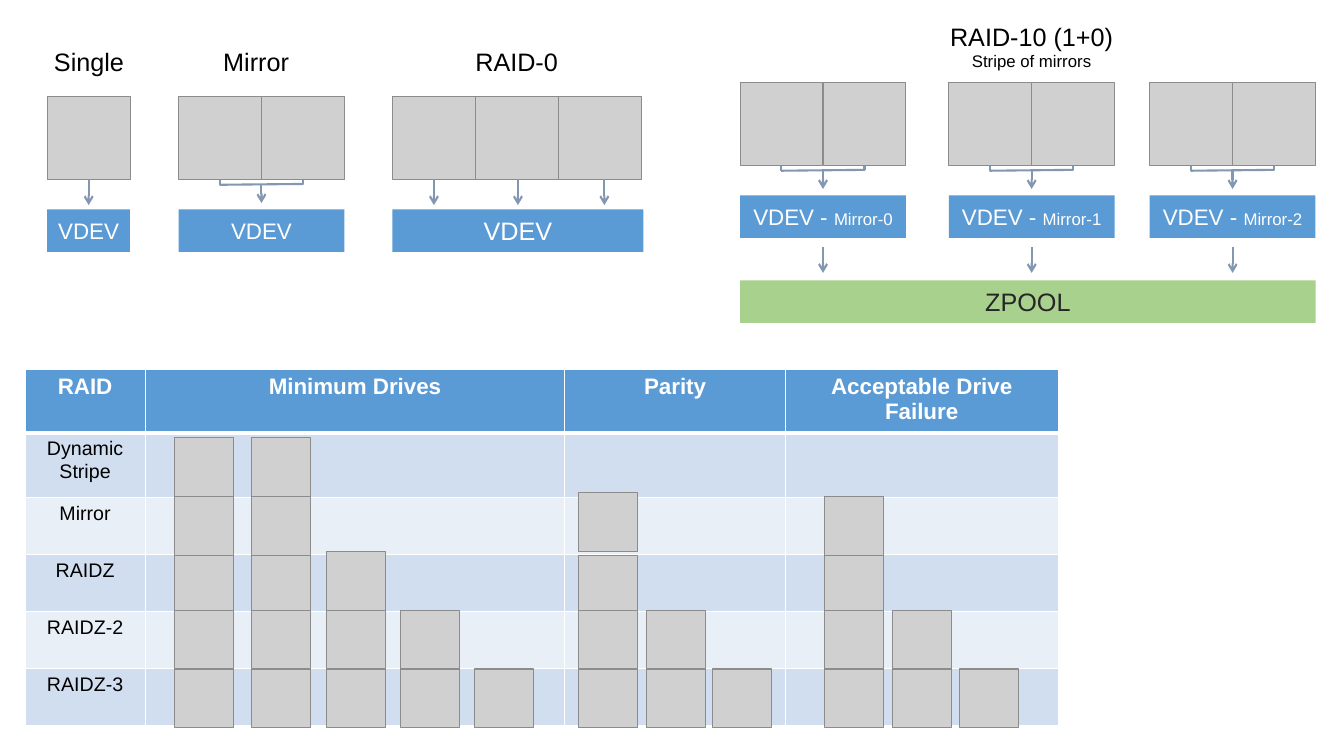
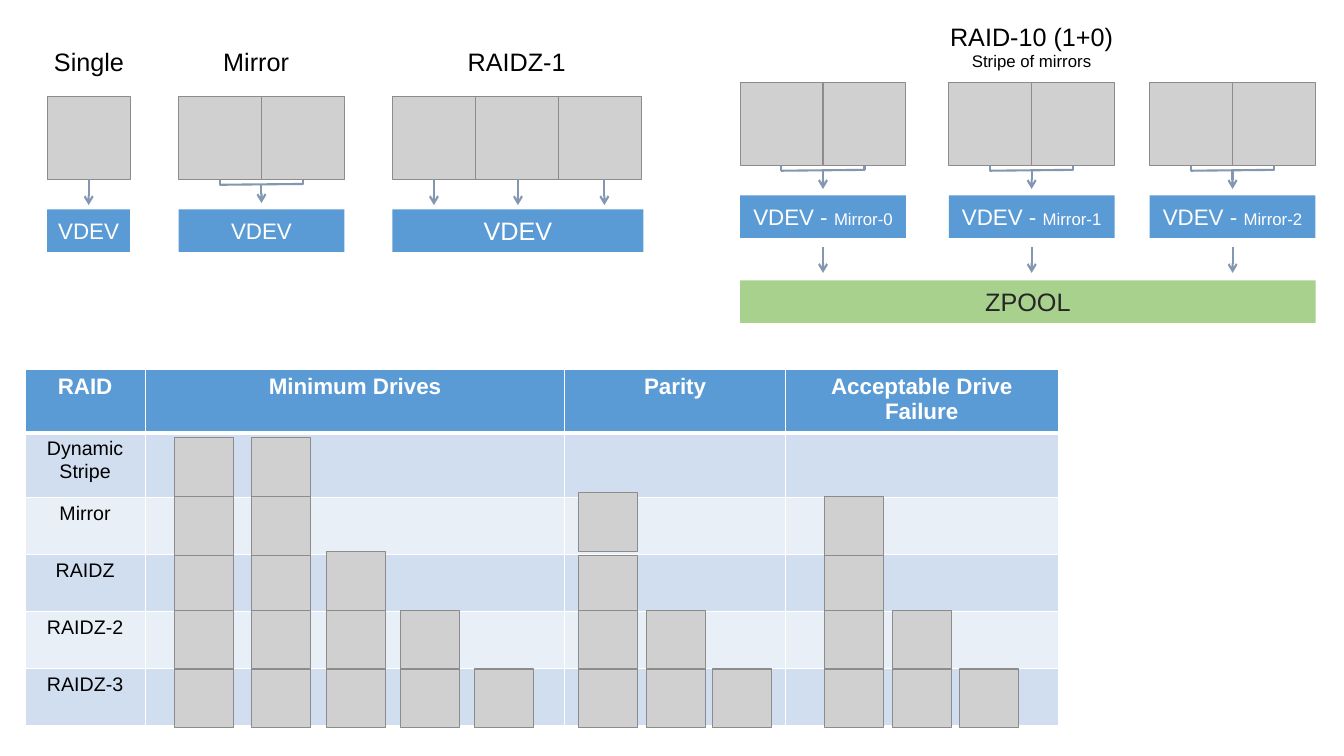
Before and after one commit to victorbrca/blog_hugo, a slide deck: slide 2 of static/img/zfs-cheat-sheet-for-dummies/zfs.pptx. Drawn at 1344x756 pixels with LibreOffice and Linux fonts; fonts in the diff are those of the drawing; grey boxes stand for pictures. Boxes give left, top, right and bottom in pixels: in the first picture for what was removed or moved away, otherwise in the second. Text is boxed around its words. In the diff, an @@ line names an element or a change of style, - is before the commit and + after.

```diff
--- a/static/img/zfs-cheat-sheet-for-dummies/zfs.pptx
+++ b/static/img/zfs-cheat-sheet-for-dummies/zfs.pptx
@@ text at [468,53,566,71]: text changed @@
-RAID-0
+RAIDZ-1
```
Also in this commit, not shown: 1 other file.
